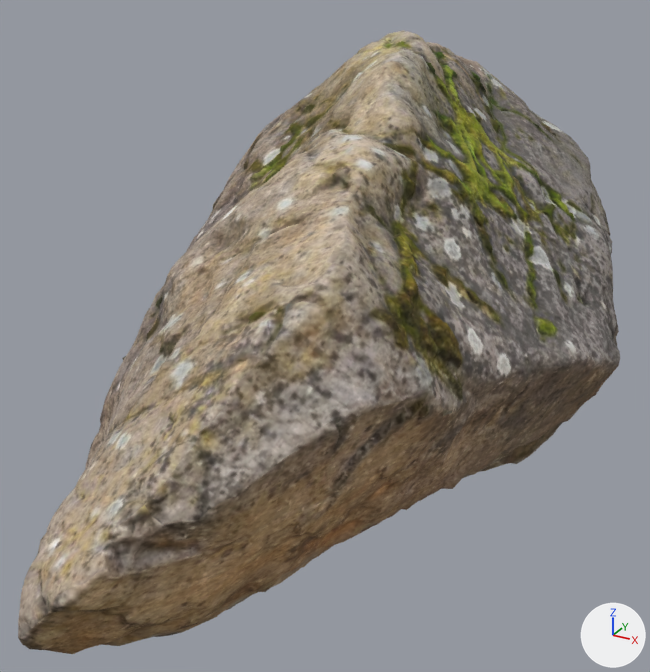
An edit to the glTF model public/assets/webrock.glb, drawn before and after from the same camera.
Both versions are drawn from a 50 mm lens placed at (0.611, -1.227, 0.55), pointed at (-0.007, -0.103, -0.012). The axes (+X, +Y, +Z) are drawn at lower right. The lights are the same throughout.

Objects in the first picture: 'Large Rock 03'.
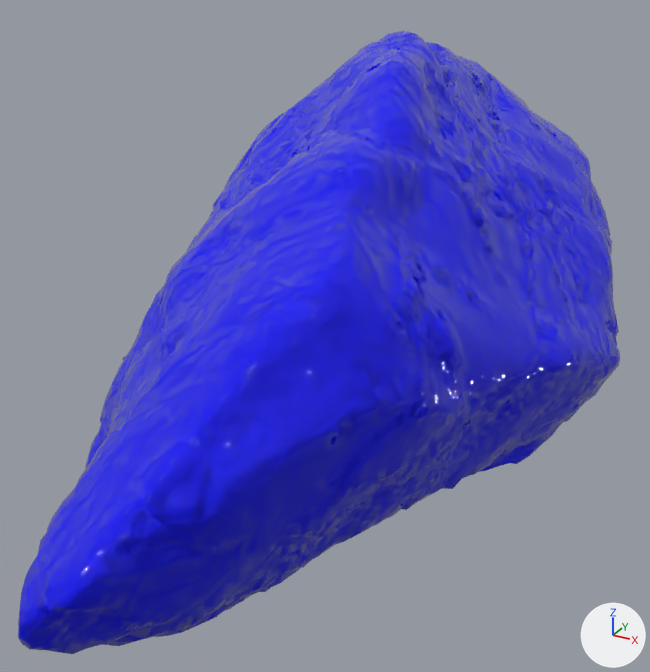
The newer file is also rescaled (x2.0) as a whole; pictures and numbers use the older file's frame.

Location of each change, (x1, y1, x2, y2) in pixels of the pictures (650 x 672 px):
'Large Rock 03', surface changed: (18, 30, 620, 654) in both

Diff of the bpy script that builds the scene:
```diff
--- a/public/assets/webrock.glb.py
+++ b/public/assets/webrock.glb.py
@@ mat_large_rock_03 @@
 mat_large_rock_03 = bpy.data.materials.new('Large_Rock_03')
-# nodes: BsdfPrincipled, Math, Mix, NormalMap, OutputMaterial, SeparateColor, TexImage x3, VertexColor
-# uses the picture img_large_rock_03_diffuse
+# nodes: BsdfPrincipled, Mix, NormalMap, OutputMaterial, TexImage, VertexColor
+# colours: blue #0002e7
 # uses the picture img_large_rock_03_normal
-# uses the picture img_large_rock_03_roughness
```
